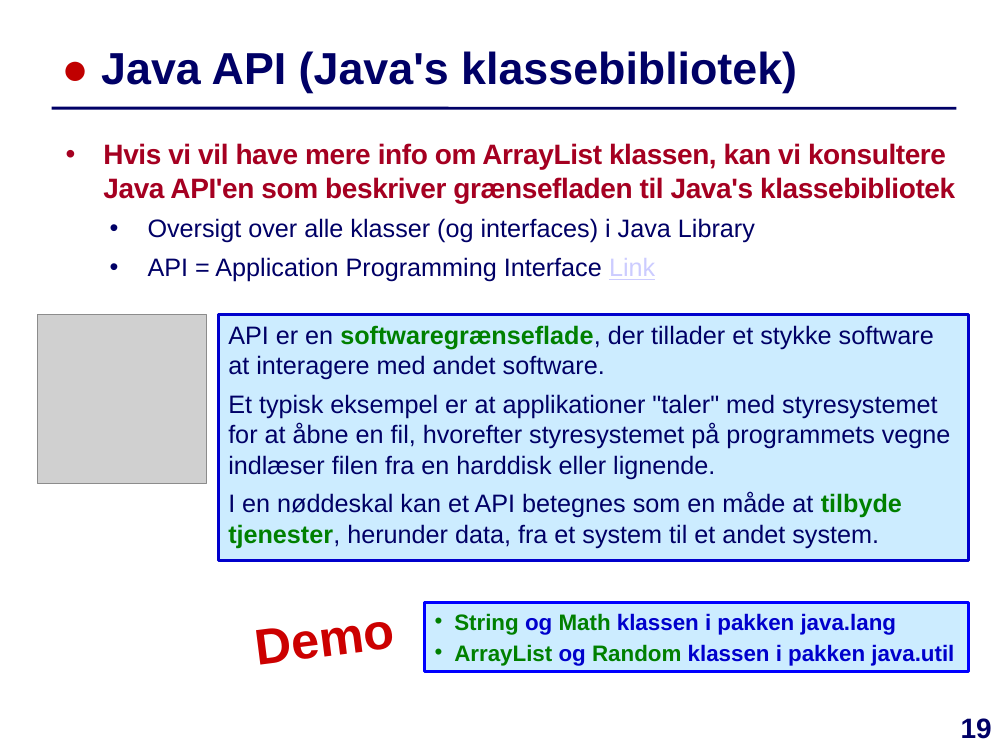
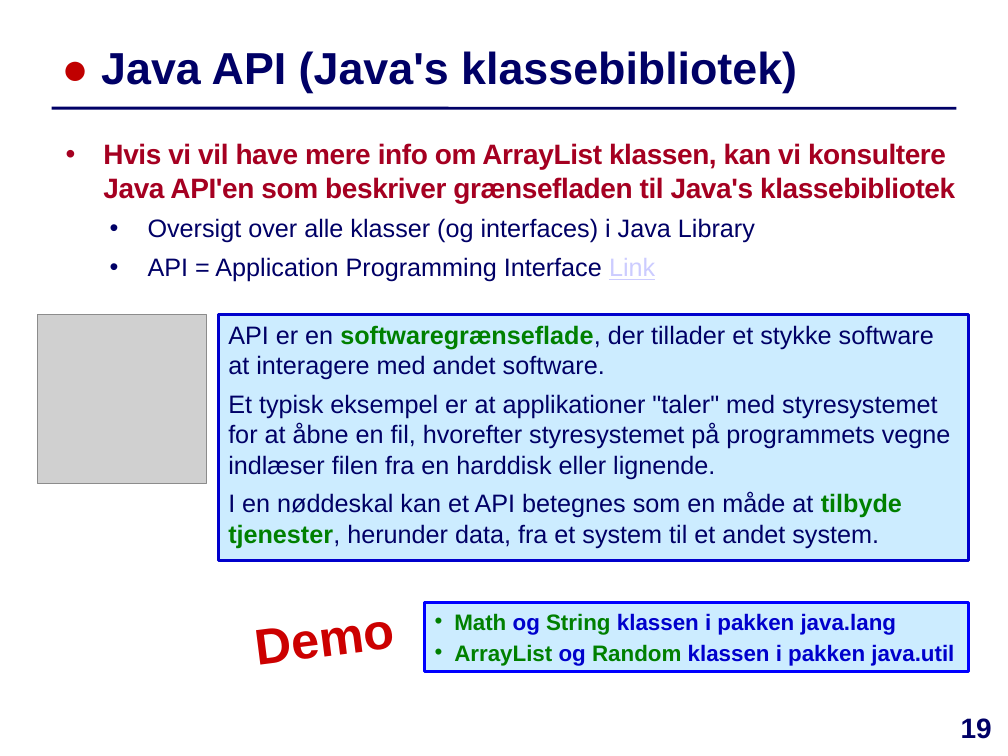
Before and after one commit to IntProgAU/Materiale, a slide deck: slide 19 of web/e23/uge_3a/Slides-Uge3-Mandag.pptx. Drawn at 1008x756 pixels with LibreOffice and Linux fonts; fonts in the diff are those of the drawing; grey boxes stand for pictures. Boxes give left, top, right and bottom in pixels: in the first picture for what was removed or moved away, otherwise in the second. Text is boxed around its words. In the diff, an @@ line names an element or a change of style, - is before the commit and + after.

```diff
--- a/web/e23/uge_3a/Slides-Uge3-Mandag.pptx
+++ b/web/e23/uge_3a/Slides-Uge3-Mandag.pptx
@@ text in rectangle at (454, 613, 897, 635): text changed @@
-• String og Math klassen i pakken java.lang
+• Math og String klassen i pakken java.lang
```
Also in this commit, not shown: 4 other slides changed, 1 slide removed, 2 other files.
